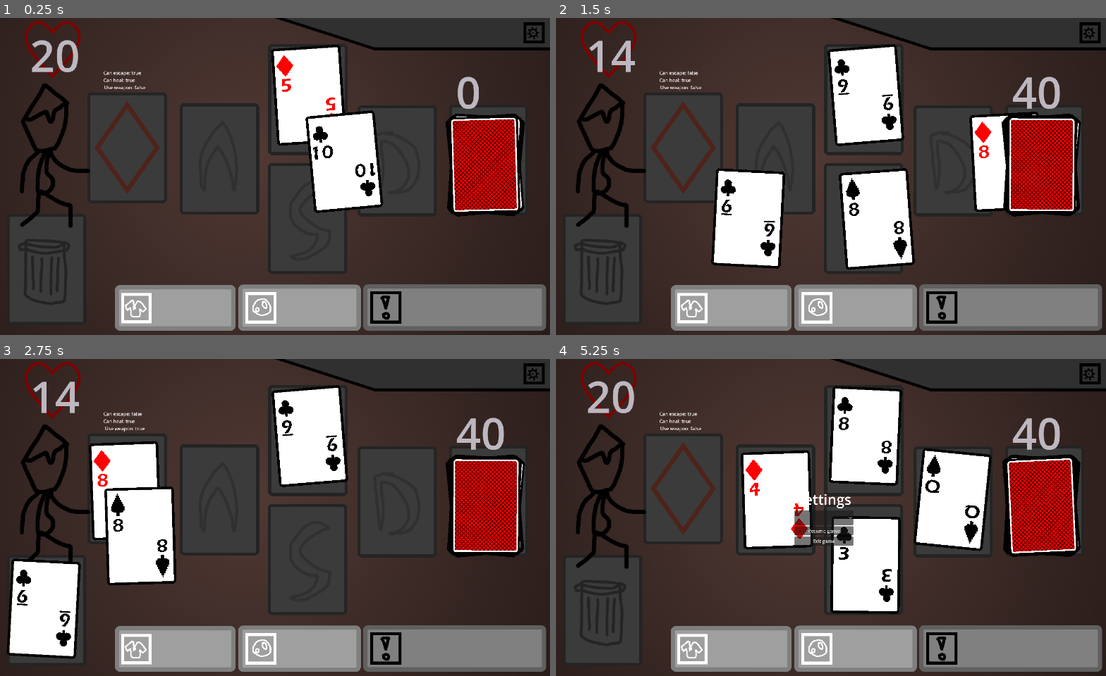
Above: before the commit, frames 1-4 (two rows, left to right).
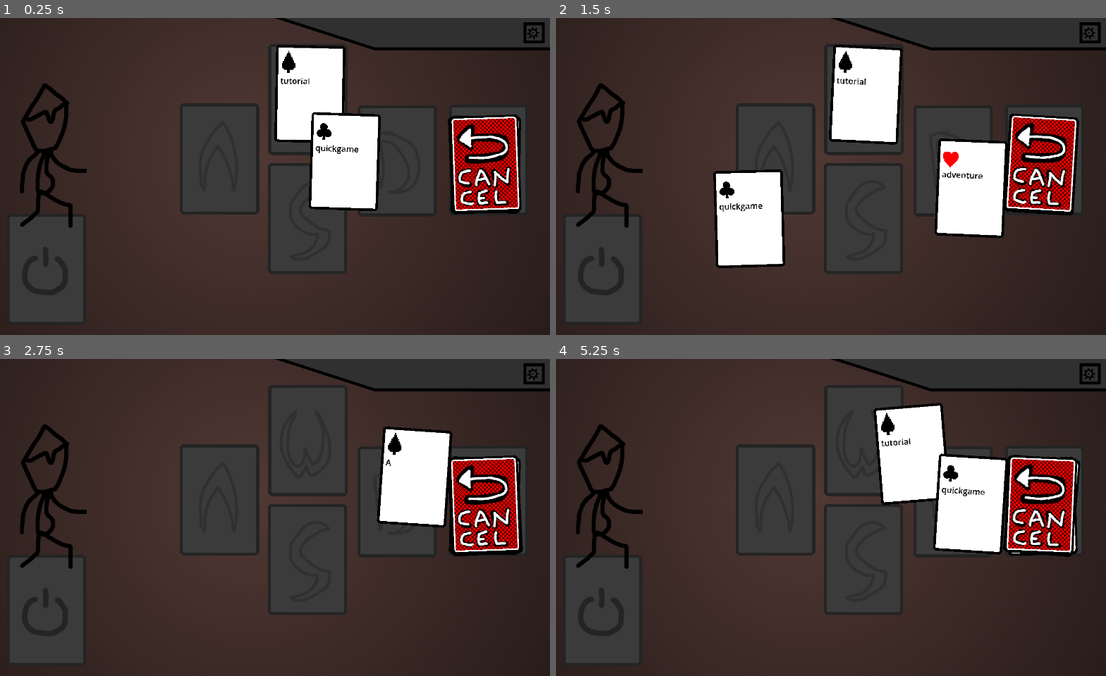
Above: after the commit, the same moments.

Repository: Udozi/Lurjus-Godot
Game: Godot game, scene res://scenes/gui components/main menu/menu.tscn
Same seed, same stepped clock (60 frames per second), same inputs: the game is played once before the commit and once after it. Before the commit the project starts from res://scenes/level.tscn.
Inputs (mouse positions are in pixels of both pictures, inside the frame that each line leads up to):
- Up to frame 1 (0.25 s): no input
- Up to frame 2 (1.5 s): tap Enter at 0.5 s; move the mouse to (1040, 163) at 0.52 s; tap Space (flee) at 0.6 s; click (1040, 163) at 0.67 s; tap A (play_slot_a) at 0.8, 1.35 s; move the mouse to (1040, 163) at 1.27 s; click (1040, 163) at 1.42 s
- Up to frame 3 (2.75 s): tap D (play_slot_d) at 1.55, 2.1 s; move the mouse to (484, 504) at 2.02 s; click (484, 504) at 2.17 s; tap S (play_slot_s) at 2.3 s
- Up to frame 4 (5.25 s): move the mouse to (1040, 504) at 2.77 s; tap S (play_slot_s) at 2.85 s; click (1040, 504) at 2.92 s; tap W (play_slot_w) at 3.05, 3.6 s; move the mouse to (1040, 504) at 3.52 s; press the mouse at (1040, 504) at 3.53 s; tap F2 (new_game) at 4.15 s; move the mouse to (1040, 504) at 4.27 s; release the mouse at (1040, 504) at 4.28 s; click (1040, 504) at 4.35 s; tap Shift (toggle_weapon) at 4.55 s; tap Escape (toggle_settings) at 4.9 s; click (825, 536) at 5 s, where only the run after the commit has a clickable "Return to menu"

The runs differ from the first frame. In frame 1, 18% of the frame differs, in the area x 4-100%, y 0-99%; in frame 2, 25%; in frame 3, 33%, in the area x 1-100%, y 0-99%; in frame 4, 32%.
Error after the commit: Invalid call. Nonexistent function 'is_menu_card' in base 'Nil'. (res://scripts/room.gd:120)

Commit message:
Added basic logic for menu coordination. Press "quickgame" to play.

Diff:
--- a/project.godot
+++ b/project.godot
@@ -15,8 +15,8 @@
 [application]
 
 config/name="Lurjus"
-run/main_scene="res://scenes/level.tscn"
-config/features=PackedStringArray("4.4", "GL Compatibility")
+run/main_scene="uid://b4ovxfa4gelj3"
+config/features=PackedStringArray("4.6", "GL Compatibility")
 config/icon="res://icon.svg"
 
 [autoload]
@@ -24,9 +24,11 @@
 GUI="*res://scripts/autoloads/gui_autoload.gd"
 GameState="*res://scripts/states/game_state.gd"
 CoordinatesList="*res://scripts/coordinates.gd"
+MenuDeck="*uid://d4hdut6dq1by5"
 PlayingDeck="*uid://d4hdut6dq1by5"
 Player="*uid://b11cljuftopy6"
 Settings="*uid://di1vlig02oma"
+Coordination="*uid://bdht4lk18uyr"
 
 [display]
 
--- a/resources/card_data.tres
+++ b/resources/card_data.tres
@@ -5,8 +5,4 @@
 [resource]
 resource_local_to_scene = true
 script = ExtResource("1_q1lyp")
-suit = null
-index = null
-location = null
-powerups = null
 metadata/_custom_type_script = "uid://blgo34yg7ktqh"
--- /dev/null
+++ b/resources/themes/card_text.tres
@@ -0,0 +1,4 @@
+[gd_resource type="LabelSettings" format=3 uid="uid://cofj8k2y33x2"]
+
+[resource]
+font_color = Color(0, 0, 0, 1)
--- a/scenes/card.tscn
+++ b/scenes/card.tscn
@@ -3,15 +3,23 @@
 [ext_resource type="Script" uid="uid://c2qfbr0sjrk5c" path="res://scripts/card.gd" id="1_6u4wf"]
 [ext_resource type="Resource" uid="uid://buk0g6oay5ebl" path="res://resources/card_data.tres" id="2_ktuci"]
 [ext_resource type="Texture2D" uid="uid://dyr80iewxbld0" path="res://resources/art/cards/clubs1.png" id="3_ktuci"]
+[ext_resource type="LabelSettings" uid="uid://cofj8k2y33x2" path="res://resources/themes/card_text.tres" id="4_kg30u"]
 
 [sub_resource type="RectangleShape2D" id="RectangleShape2D_qyp4i"]
 size = Vector2(136, 190)
 
-[node name="Card" type="Area2D" unique_id=668226955 node_paths=PackedStringArray("graphics")]
+[sub_resource type="SystemFont" id="SystemFont_sy11y"]
+
+[sub_resource type="Theme" id="Theme_6ligt"]
+default_font = SubResource("SystemFont_sy11y")
+default_font_size = 20
+
+[node name="Card" type="Area2D" unique_id=668226955 node_paths=PackedStringArray("graphics", "value_label")]
 scale = Vector2(1.75, 1.75)
 script = ExtResource("1_6u4wf")
 card_data = ExtResource("2_ktuci")
 graphics = NodePath("Graphics")
+value_label = NodePath("ValueLabel")
 
 [node name="Graphics" type="Sprite2D" parent="." unique_id=324867633]
 texture = ExtResource("3_ktuci")
@@ -19,6 +27,15 @@
 [node name="CollisionShape2D" type="CollisionShape2D" parent="." unique_id=198734166]
 shape = SubResource("RectangleShape2D_qyp4i")
 
+[node name="ValueLabel" type="Label" parent="." unique_id=1889523923]
+offset_left = -58.285713
+offset_top = -37.14286
+offset_right = 59.428566
+offset_bottom = 35.999992
+theme = SubResource("Theme_6ligt")
+theme_override_colors/font_color = Color(0, 0, 0, 1)
+label_settings = ExtResource("4_kg30u")
+
 [connection signal="input_event" from="." to="." method="_on_input_event"]
 [connection signal="mouse_entered" from="." to="." method="_on_mouse_entered"]
 [connection signal="mouse_exited" from="." to="." method="_on_mouse_exited"]
--- a/scenes/gui components/gameover menu/gameover_menu.tscn
+++ b/scenes/gui components/gameover menu/gameover_menu.tscn
@@ -40,13 +40,14 @@
 anchors_preset = 15
 anchor_right = 1.0
 anchor_bottom = 1.0
+offset_top = -4.0
+offset_bottom = 55.0
 grow_horizontal = 2
 grow_vertical = 2
 
 [node name="VBoxContainer" type="VBoxContainer" parent="Panel/HBoxContainer" unique_id=999531362]
 z_index = 999
 layout_mode = 2
-size_flags_horizontal = 3
 
 [node name="RoundResult" type="Label" parent="Panel/HBoxContainer/VBoxContainer" unique_id=1379077291]
 z_index = 999
@@ -55,15 +56,20 @@
 label_settings = SubResource("LabelSettings_nmvij")
 horizontal_alignment = 1
 
+[node name="NewGameButton" type="Button" parent="Panel/HBoxContainer/VBoxContainer" unique_id=2114024521]
+layout_mode = 2
+text = "New game"
+
+[node name="MenuButton" type="Button" parent="Panel/HBoxContainer/VBoxContainer" unique_id=10933591]
+layout_mode = 2
+text = "Return to menu"
+
 [node name="QuitButton" type="Button" parent="Panel/HBoxContainer/VBoxContainer" unique_id=1772573411]
 z_index = 999
 layout_mode = 2
 focus_neighbor_top = NodePath("../../Panel/HBoxContainer/VBoxContainer/OptionButton")
 text = "Exit game"
 
-[node name="NewGameButton" type="Button" parent="Panel/HBoxContainer/VBoxContainer" unique_id=2114024521]
-layout_mode = 2
-text = "New game"
-
+[connection signal="pressed" from="Panel/HBoxContainer/VBoxContainer/NewGameButton" to="." method="_on_new_game_button_pressed"]
+[connection signal="pressed" from="Panel/HBoxContainer/VBoxContainer/MenuButton" to="." method="_on_menu_button_pressed"]
 [connection signal="pressed" from="Panel/HBoxContainer/VBoxContainer/QuitButton" to="." method="_on_quit_button_pressed"]
-[connection signal="pressed" from="Panel/HBoxContainer/VBoxContainer/NewGameButton" to="." method="_on_new_game_button_pressed"]
--- /dev/null
+++ b/scenes/gui components/main menu/menu.tscn
@@ -0,0 +1,19 @@
+[gd_scene format=3 uid="uid://b4ovxfa4gelj3"]
+
+[ext_resource type="Script" uid="uid://doa8tcx0iiiug" path="res://scripts/gui components/menu/menu.gd" id="1_8hihf"]
+[ext_resource type="Resource" uid="uid://70ms57quwy61" path="res://resources/events.tres" id="2_gf5qb"]
+[ext_resource type="PackedScene" uid="uid://dvhb3hskrlpb6" path="res://scenes/room.tscn" id="3_1cniq"]
+[ext_resource type="Texture2D" uid="uid://dlkym4f4iecwc" path="res://resources/art/bg/menu_bg.png" id="4_1cniq"]
+
+[node name="Menu" type="Node2D" unique_id=364543051 node_paths=PackedStringArray("room")]
+script = ExtResource("1_8hihf")
+events = ExtResource("2_gf5qb")
+room = NodePath("MenuUI/Room")
+
+[node name="MenuUI" type="CanvasLayer" parent="." unique_id=204108475]
+
+[node name="Room" parent="MenuUI" unique_id=230425454 instance=ExtResource("3_1cniq")]
+
+[node name="Sprite2D" type="Sprite2D" parent="." unique_id=1510758392]
+texture = ExtResource("4_1cniq")
+centered = false
--- a/scenes/gui components/settings menu/settings_menu.tscn
+++ b/scenes/gui components/settings menu/settings_menu.tscn
@@ -51,6 +51,10 @@
 layout_mode = 2
 text = "Resume game"
 
+[node name="MenuButton" type="Button" parent="Panel/HBoxContainer/VBoxContainer" unique_id=246082276]
+layout_mode = 2
+text = "Return to menu"
+
 [node name="QuitButton" type="Button" parent="Panel/HBoxContainer/VBoxContainer" unique_id=532979392]
 z_index = 999
 layout_mode = 2
@@ -59,4 +63,5 @@
 
 [connection signal="item_selected" from="Panel/HBoxContainer/VBoxContainer/OptionButton" to="." method="_on_option_button_item_selected"]
 [connection signal="pressed" from="Panel/HBoxContainer/VBoxContainer/ResumeButton" to="." method="_on_resume_button_pressed"]
+[connection signal="pressed" from="Panel/HBoxContainer/VBoxContainer/MenuButton" to="." method="_on_menu_button_pressed"]
 [connection signal="pressed" from="Panel/HBoxContainer/VBoxContainer/QuitButton" to="." method="_on_quit_button_pressed"]
--- /dev/null
+++ b/scripts/autoloads/coordination.gd
@@ -0,0 +1,10 @@
+extends Node
+
+var menus = {
+	"main": ["tutorial","quickgame","adventure","credits","dummy"],
+	"tutorial": ["A","B","C","D","dummy"],
+	"adventure": ["A","B","C","D","dummy"],
+	"credits": ["A","B","C","D","dummy"]
+}
+
+var target_menu: Array = menus["main"]
--- a/scripts/card.gd
+++ b/scripts/card.gd
@@ -3,12 +3,12 @@
 
 @export var card_data: CardData
 @export var graphics: Sprite2D
+@export var value_label: Label
 
 var card_ui_tscn: PackedScene = preload("uid://dm40migfgra3b")
 var target_position = CoordinatesList.DRAW_PILE_POS
 var card_ui: CardUI = card_ui_tscn.instantiate()
-var skip_animation: bool = true
-var animation_going: bool = false
+
 
 signal card_played
 signal try_escape
@@ -28,19 +28,17 @@
 	var rand_offset = Vector2(rand_offx, rand_offy)
 	var corrected_new_pos = new_position + rand_offset
 
-	if skip_animation:
+	if card_data.skip_animation:
 		position = corrected_new_pos
 
 	else:
 		disable()
-		animation_going = true
+		card_data.animation_going = true
 		var animation_length = 1.0 / Settings.animation_speed
 		var tween: Tween = create_tween()
 		tween.tween_property(self, "position", corrected_new_pos, animation_length)
-		animation_going = false
+		card_data.animation_going = false
 		enable()
-
-
 
 	card_ui.position = position
 	card_ui.update_graphics()
@@ -54,16 +52,18 @@
 
 func play():
 
-	print("Played ", card_data.suit, card_data.value)
-	var effect = card_data.resolve_effects()
+	if !is_menu_card():
+		print("Played ", card_data.suit, card_data.value)
+		var effect = card_data.resolve_effects()
 
-	match effect:
-		"weapon equipped":
-			Player.equip_new_weapon(self)
+		match effect:
+			"weapon equipped":
+				Player.equip_new_weapon(self)
 
-		"weapon used":
-			Player.weapon.cards.append(self)
+			"weapon used":
+				Player.weapon.cards.append(self)
 
+	# These also happen to menu cards
 	card_played.emit(self)
 	card_ui.update_graphics()
 
@@ -104,3 +104,7 @@
 func disable():
 	if card_ui.card_state_machine:
 		card_ui.card_state_machine.current_state = card_ui.card_state_machine.find_child("SleepingState")
+
+
+func is_menu_card():
+	return card_data.menu_function != ""
--- a/scripts/card_data.gd
+++ b/scripts/card_data.gd
@@ -6,6 +6,9 @@
 @export_group("Card Attributes")
 @export var suit : String = SUITS[0]
 @export var index : int = 0
+@export var skip_animation: bool = true
+@export var animation_going: bool = false
+@export var menu_function: String = ""
 
 @export_group("Card Powerups")
 @export var powerups: Array[String] = []
--- a/scripts/card_ui.gd
+++ b/scripts/card_ui.gd
@@ -5,6 +5,7 @@
 
 @onready var card: Card = get_parent()
 @onready var card_state_machine: CardStateMachine = $CardStateMachine
+
 
 var tween: Tween
 var card_folder : String = "res://resources/art/cards/"
@@ -19,8 +20,18 @@
 func update_graphics():
 
 	if card:
-		if card.card_data.location == GameState.Location.DRAW_PILE:
-			card.graphics.texture = load(card_folder + "card_back.png")
+		if card.is_menu_card():
+			if card.card_data.location == GameState.Location.DRAW_PILE or card.card_data.suit == "dummy":
+				card.graphics.texture = load(card_folder + "card_cancel.png")
+
+			else:
+				card.graphics.texture = load(card_folder + card.card_data.suit +".png")
+				card.value_label.text = card.card_data.menu_function
+
 
 		else:
-			card.graphics.texture = load(card_folder + card.card_data.suit + str(card.card_data.index + 2) +".png")
+			if card.card_data.location == GameState.Location.DRAW_PILE:
+				card.graphics.texture = load(card_folder + "card_back.png")
+
+			else:
+				card.graphics.texture = load(card_folder + card.card_data.suit + str(card.card_data.index + 2) +".png")
--- a/scripts/deck.gd
+++ b/scripts/deck.gd
@@ -13,19 +13,36 @@
 	return clean_deck
 
 
-func create_deck(suits):
+func create_deck(suits, menu_content = null):
+
+	var button_order : int = 0
 
 	for suit in suits:
-		var count : int = suits[suit]
-		for i in count:
+
+		if menu_content:
+
 			var new_card: Card = card_tscn.instantiate()
 			new_card.card_data.suit = suit
-			new_card.card_data.index = i
-			var value: int = i + 2
-			new_card.card_data.value = value
+
+			if button_order < len(menu_content):
+				new_card.card_data.menu_function = menu_content[button_order]
 
 			cards.append(new_card)
-
 			new_card.update_position(CoordinatesList.DRAW_PILE_POS)
 
-	cards = clean(cards)
+			button_order += 1
+
+		else:
+			var count : int = suits[suit]
+			for i in count:
+				var new_card: Card = card_tscn.instantiate()
+
+				new_card.card_data.suit = suit
+				new_card.card_data.index = i
+				var value: int = i + 2
+				new_card.card_data.value = value
+
+				cards.append(new_card)
+				new_card.update_position(CoordinatesList.DRAW_PILE_POS)
+
+		cards = clean(cards)
--- a/scripts/events.gd
+++ b/scripts/events.gd
@@ -10,12 +10,30 @@
 @export var draw_pile_tscn: PackedScene
 
 
+var one_of_all = {
+	"spades":1,
+	"clubs":1,
+	"hearts":1,
+	"diamonds":1,
+	"dummy":1
+}
+
+
 var suits_and_cards = {
 	"spades":spades,
 	"clubs":clubs,
 	"hearts":hearts,
 	"diamonds":diamonds
 }
+
+
+func open_menu(menu_content):
+
+	MenuDeck.create_deck(one_of_all, menu_content)
+
+	var draw_pile = start_level(MenuDeck, false)
+
+	return draw_pile
 
 
 func start_game():
@@ -29,7 +47,7 @@
 	return draw_pile
 
 
-func start_level(playing_deck):
+func start_level(playing_deck, shuffle = true):
 
 	var draw_pile = draw_pile_tscn.instantiate()
 
@@ -37,7 +55,8 @@
 	for card in playing_deck.cards:
 		draw_pile.cards.append(card)
 
-	draw_pile.cards.shuffle()
+	if shuffle: draw_pile.cards.shuffle()
+	else: draw_pile.cards.reverse()
 
 	for card in draw_pile.cards:
 		draw_pile.add_child(card)
--- a/scripts/gui components/gameover menu/gameover_menu.gd
+++ b/scripts/gui components/gameover menu/gameover_menu.gd
@@ -20,3 +20,8 @@
 func _process(_delta: float) -> void:
 	if Input.is_action_just_pressed("new_game"):
 		_on_new_game_button_pressed()
+
+
+func _on_menu_button_pressed() -> void:
+	get_tree().change_scene_to_file("res://scenes/gui components/main menu/menu.tscn")
+	visible = false
--- /dev/null
+++ b/scripts/gui components/menu/menu.gd
@@ -0,0 +1,51 @@
+class_name Menu
+extends Node2D
+
+@export var events: Events
+@export var room: Room
+
+var current_menu = Coordination.target_menu
+
+func _ready():
+
+	GameState.game_is_over = false
+	Player.can_escape = true
+	var board: CanvasLayer= $MenuUI
+	var draw_pile = events.open_menu(current_menu)
+	board.add_child(draw_pile)
+
+	for card in draw_pile.cards:
+		card.card_ui.update_graphics()
+
+	# Only the top card of a pile will be selected
+	get_viewport().physics_object_picking_sort = true
+	get_viewport().physics_object_picking_first_only = true
+
+	room.advance(draw_pile)
+
+
+func handle_inputs(_input: Input):
+
+	if Input.is_action_just_pressed("play_slot_w") and room.room_slots[0].card != null:
+		room.room_slots[0].card.play()
+
+	elif Input.is_action_just_pressed("play_slot_a") and room.room_slots[1].card != null:
+		room.room_slots[1].card.play()
+
+	elif Input.is_action_just_pressed("play_slot_s") and room.room_slots[2].card != null:
+		room.room_slots[2].card.play()
+
+	elif Input.is_action_just_pressed("play_slot_d") and room.room_slots[3].card != null:
+		room.room_slots[3].card.play()
+
+	elif Input.is_action_just_pressed("flee") and GameState.draw_pile_size > 0:
+		room._on_try_escape()
+
+	elif Input.is_action_just_pressed("toggle_weapon") and is_instance_valid(Player.weapon) and len(Player.weapon.cards) > 0:
+		Player.uses_weapon = !Player.uses_weapon
+
+
+func _process(_delta: float) -> void:
+	if Input.is_anything_pressed():
+		var action = Input
+		handle_inputs(action)
--- a/scripts/gui components/settings menu/settings_menu.gd
+++ b/scripts/gui components/settings menu/settings_menu.gd
@@ -29,5 +29,6 @@
 	visible = false
 
 
-func _on_new_game_button_pressed() -> void:
-	pass
+func _on_menu_button_pressed() -> void:
+	get_tree().change_scene_to_file("res://scenes/gui components/main menu/menu.tscn")
+	visible = false
--- a/scripts/room.gd
+++ b/scripts/room.gd
@@ -24,7 +24,7 @@
 			if !slot.card and len(draw_pile.cards) > 0:
 				slot.card = draw_pile.cards.pop_back()
 				slot.card.card_data.send_to(GameState.Location.ROOM)
-				slot.card.skip_animation = false
+				slot.card.card_data.skip_animation = false
 				slot.card.update_position(slot_coordinates[slot])
 				slot.card.enable()
 
@@ -76,7 +76,10 @@
 
 func _on_card_played(card: Card):
 
-	var slot = Slot
+	if card.is_menu_card():
+		flee(0, card.card_data.menu_function)
+
+	var slot: Slot
 
 	for roomslot in room_slots:
 		if roomslot.has_the_card(card):
@@ -92,7 +95,7 @@
 			Player.can_escape = true
 
 			if cards_left == 0:
-				var draw_pile: DrawPile = get_parent().get_child(7) # TODO: fix this magic number
+				var draw_pile: DrawPile = $"../DrawPile"
 				if draw_pile and len(draw_pile.cards) > 0:
 					advance(draw_pile)
 
@@ -105,7 +108,7 @@
 func _on_try_escape():
 	print("Tryna escape here")
 	if Player.can_escape:
-		var draw_pile: DrawPile = get_parent().get_child(7) # TODO: fix this magic number
+		var draw_pile: DrawPile = $"../DrawPile"
 
 		var cards_and_enemies_left: Array[int] = count_cards()
 		var _cards_left: int = cards_and_enemies_left[0]
@@ -114,17 +117,19 @@
 		if count_cards()[0] < 2:
 			advance(draw_pile)
 
+		elif room_slots[0].card.is_menu_card():
+			flee(0,"cancel")
+
 		else:
 			flee(enemies_left)
 
 
-func flee(enemy_count: int):
+func flee(enemy_count: int, menu_function = ""):
 
-	var draw_pile: DrawPile = get_parent().get_child(7) # TODO: fix this magic number
+	var draw_pile: DrawPile = $"../DrawPile"
 	var returning_cards: Array[Card]
 
 	for slot in room_slots:
-
 
 		var card = slot.card
 		if card:
@@ -137,7 +142,12 @@
 		slot.card = null
 
 		var wait_time: float = 1.0 / (Settings.animation_speed * 2)
-		await get_tree().create_timer(wait_time).timeout
+		if get_tree():
+			await get_tree().create_timer(wait_time).timeout
+
+	if menu_function:
+		resolve_menu_command(menu_function)
+		return
 
 	returning_cards.shuffle()
 
@@ -153,3 +163,18 @@
 
 	Player.can_escape = false
 	advance(draw_pile)
+
+
+func resolve_menu_command(menu_function):
+	print(menu_function)
+	match menu_function:
+		"quickgame":
+			get_tree().change_scene_to_file("res://scenes/level.tscn")
+			return
+		"cancel","A","B","C","D":
+			Coordination.target_menu = Coordination.menus["main"]
+			get_tree().change_scene_to_file("res://scenes/gui components/main menu/menu.tscn")
+			return
+
+	Coordination.target_menu = Coordination.menus[menu_function]
+	get_tree().change_scene_to_file("res://scenes/gui components/main menu/menu.tscn")
Binary file added: resources/art/bg/menu_bg.png
Not shown, added: resources/art/bg/menu_bg.png.import
Binary file added: resources/art/cards/card_cancel.png
Not shown, added: resources/art/cards/card_cancel.png.import
Binary file added: resources/art/cards/hearts.png
Not shown, added: resources/art/cards/hearts.png.import
Not shown, added: scripts/autoloads/coordination.gd.uid
Not shown, added: scripts/gui components/menu/menu.gd.uid
Not shown, changed: export/Lurjus.pck
